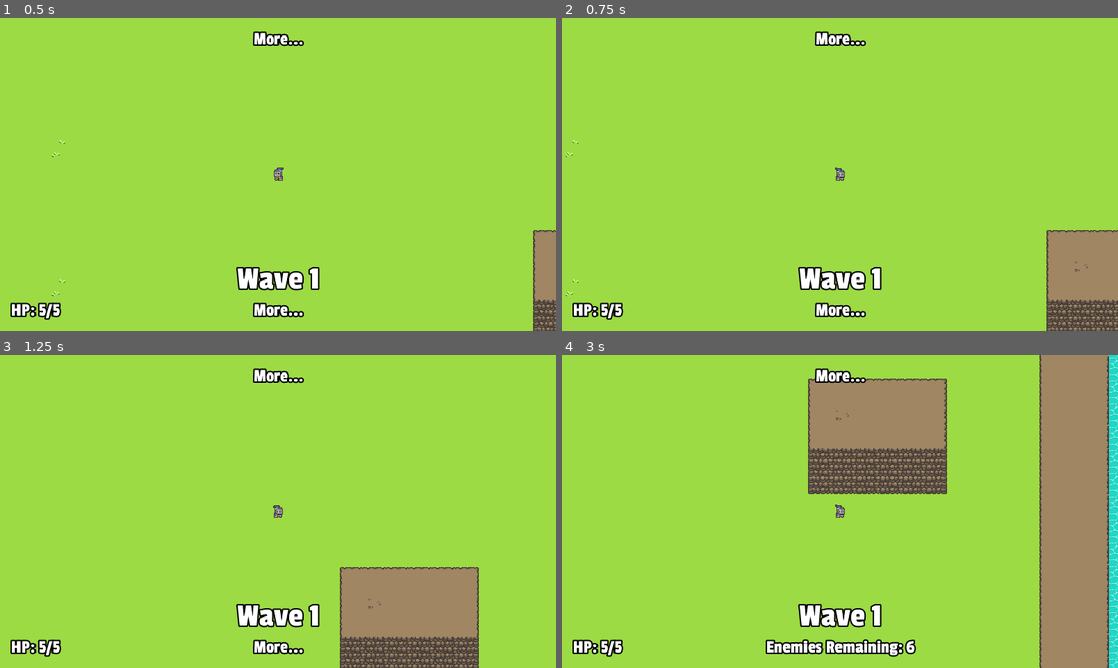
Above: before the commit, frames 1-4 (two rows, left to right).
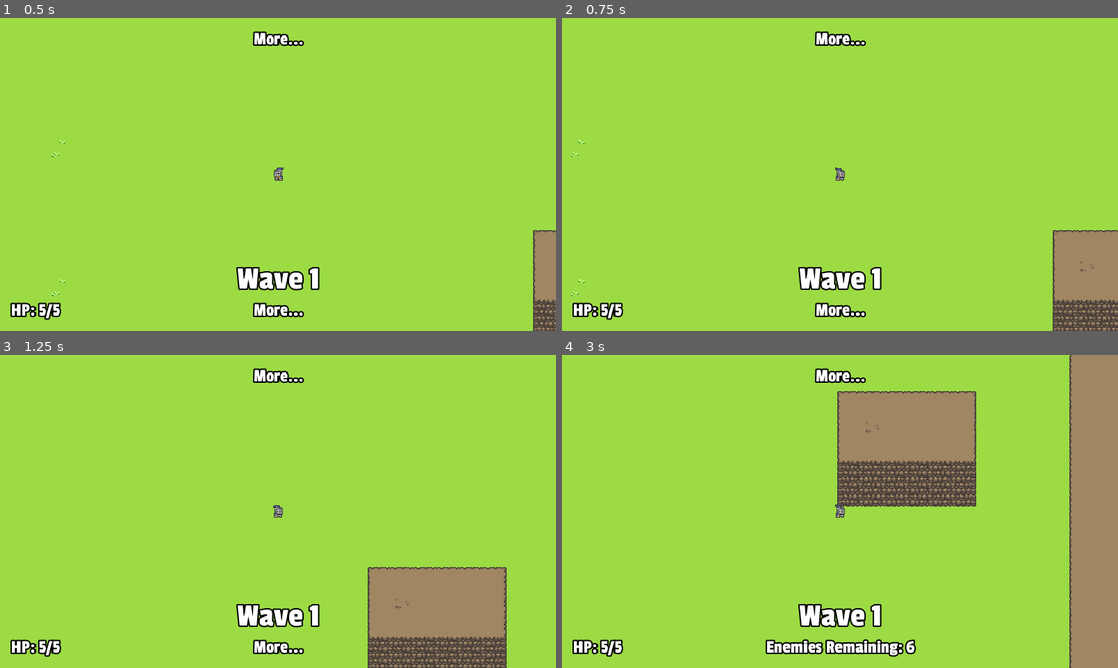
Above: after the commit, the same moments.

Repository: stuson/go-godot-4-game-jam
Game: Godot game, scene res://stages/Level.tscn
The game is run twice, just before and just after one commit, with the same random seed, the same clock (stepped at 60 frames per second) and the same inputs.
Inputs (mouse positions are in pixels of both pictures, inside the frame that each line leads up to):
- Up to frame 1 (0.5 s): no input
- Up to frame 2 (0.75 s): tap Enter at 0.5 s; move the mouse to (962, 158) at 0.52 s; hold D (move_right) from 0.53 s (still down); tap Space (roll) at 0.6 s
- Up to frame 3 (1.25 s): keep holding D (move_right)
- Up to frame 4 (3 s): move the mouse to (728, 527) at 1.27 s; release D (move_right) at 1.28 s; hold S (move_down) 1.28-2.03 s; click (728, 527) at 1.35 s; tap Space (roll) at 1.55, 2.1, 2.85 s; move the mouse to (895, 442) at 2.02 s; hold D (move_right) 2.03-2.78 s; move the mouse to (812, 574) at 2.77 s; hold W (move_up) from 2.78 s (still down)

Frame 1 is identical in both runs. In frame 2, 1.0% of the frame differs, in the area x 0-100%, y 38-100%; in frame 3, 4.1%; in frame 4, 15%, in the area x 44-100%, y 0-100%.

Commit message:
Add roll cooldown

Diff:
--- a/characters/player/Player.gd
+++ b/characters/player/Player.gd
@@ -6,12 +6,14 @@
 var knockback_velocity = Vector2.ZERO
 var invincible = false
 var rolling = false
+var can_roll = true
 var roll_velocity = Vector2.ZERO
 var apply_blink_opacity = false
 var is_looking_right = true
 
 onready var on_hit_invincibility_timer = $OnHitInvicibilityTimer
 onready var blink_timer = $BlinkTimer
+onready var roll_timer = $RollCooldown
 onready var animated_sprite: AnimatedSprite = $AnimatedSprite
 onready var sprite_material: ShaderMaterial = $AnimatedSprite.material
 onready var stats: Stats = $Stats
@@ -37,7 +39,7 @@
         direction.y += 1
 
     # Roll
-    if not rolling and Input.is_action_just_pressed("roll"):
+    if can_roll and not rolling and Input.is_action_just_pressed("roll"):
         start_roll()
 
     if rolling:
@@ -65,11 +67,12 @@
     move_and_slide(velocity)
 
 func start_roll():
+    can_roll = false
     rolling = true
     if direction == Vector2.ZERO:
         direction = get_global_mouse_position() - global_position
     animated_sprite.animation = "roll_r" if direction.x >= 0 else "roll_l"
-    roll_velocity = direction.normalized() * stats.move_speed * 2
+    roll_velocity = direction.normalized() * stats.move_speed * 1.7
     invincible = true
 
 func get_knockback(delta) -> Vector2:
@@ -126,3 +129,7 @@
     if animated_sprite.animation in ["roll_l", "roll_r"]:
         rolling = false
         end_invincibility()
+        roll_timer.start()
+
+func _on_RollCooldown_timeout() -> void:
+    can_roll = true
--- a/characters/player/Player.tscn
+++ b/characters/player/Player.tscn
@@ -216,6 +216,7 @@
 material = ExtResource( 5 )
 frames = SubResource( 8 )
 animation = "default_r"
+frame = 3
 playing = true
 offset = Vector2( 0, -4 )
 
@@ -238,9 +239,14 @@
 
 [node name="BlinkTimer" type="Timer" parent="."]
 wait_time = 0.1
+
+[node name="RollCooldown" type="Timer" parent="."]
+wait_time = 0.2
+one_shot = true
 
 [connection signal="animation_finished" from="AnimatedSprite" to="." method="_on_AnimatedSprite_animation_finished"]
 [connection signal="die" from="Stats" to="." method="_on_Stats_die"]
 [connection signal="timeout" from="OnHitInvicibilityTimer" to="." method="_on_OnHitInvicibilityTimer_timeout"]
 [connection signal="area_entered" from="HurtBox" to="." method="_on_HurtBox_area_entered"]
 [connection signal="timeout" from="BlinkTimer" to="." method="_on_BlinkTimer_timeout"]
+[connection signal="timeout" from="RollCooldown" to="." method="_on_RollCooldown_timeout"]
